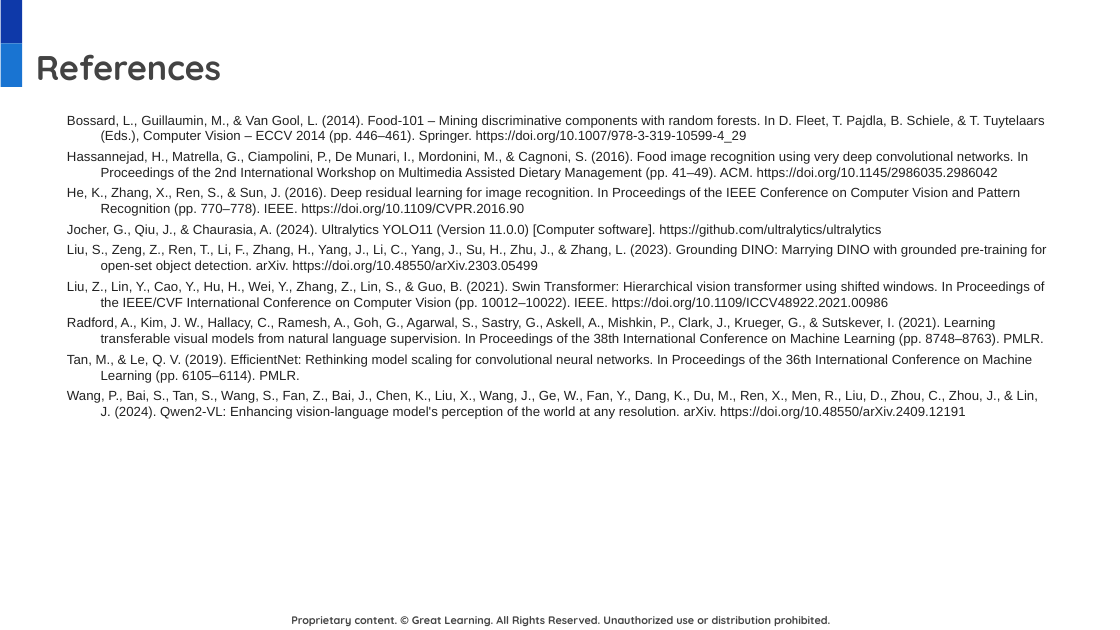
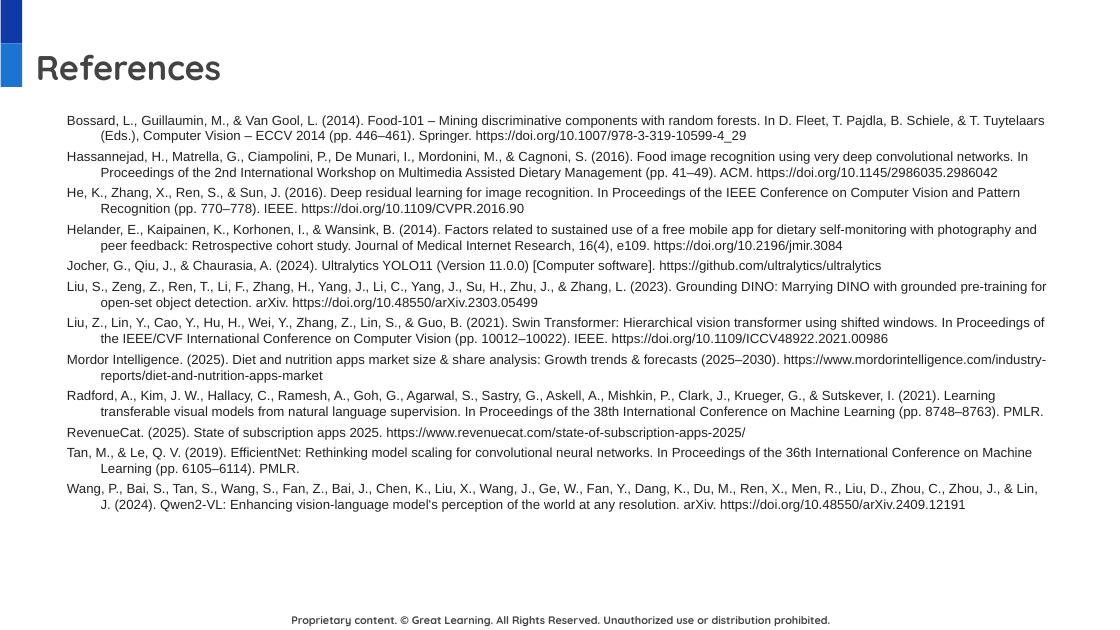
Before and after one commit to DatariusAI/nutriscan-food-detection, a slide deck: slide 18 of docs/NutriScan_Final_Presentation.pptx (slide 16 before the commit). Drawn at 1120x630 pixels with LibreOffice and Linux fonts; fonts in the diff are those of the drawing; background and template pictures are left out. Boxes give left, top, right and bottom in pixels: in the first picture for what was removed or moved away, otherwise in the second. Text is boxed around its words. In the diff, an @@ line names an element or a change of style, - is before the commit and + after.

```diff
--- a/docs/NutriScan_Final_Presentation.pptx
+++ b/docs/NutriScan_Final_Presentation.pptx
@@ text at [67, 224, 1037, 253]: paragraph added @@
+Helander, E., Kaipainen, K., Korhonen, I., & Wansink, B. (2014). Factors related to sustained use of a free mobile app for dietary self-monitoring with photography and peer feedback: Retrospective cohort study. Journal of Medical Internet Research, 16(4), e109. https://doi.org/10.2196/jmir.3084
@@ text at [67, 354, 1047, 383]: paragraph added @@
+Mordor Intelligence. (2025). Diet and nutrition apps market size & share analysis: Growth trends & forecasts (2025–2030). https://www.mordorintelligence.com/industry-reports/diet-and-nutrition-apps-market
@@ text at [67, 427, 745, 440]: paragraph added @@
+RevenueCat. (2025). State of subscription apps 2025. https://www.revenuecat.com/state-of-subscription-apps-2025/
```
Also in this commit, not shown: 5 other slides changed, 2 slides added.
